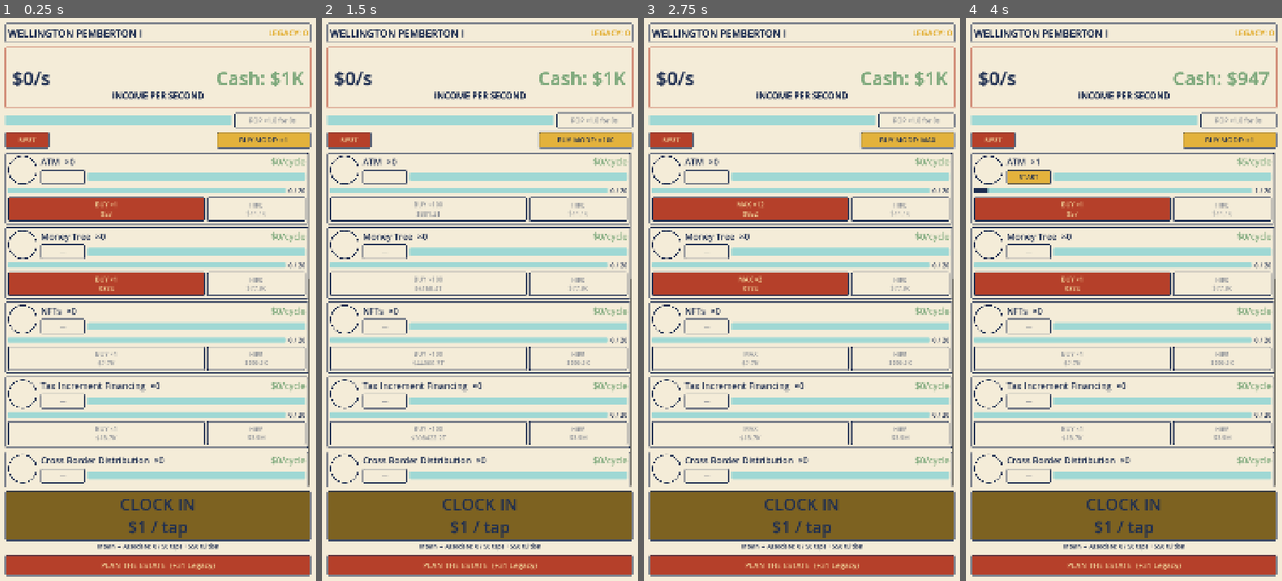
Above: before the commit, frames 1-4 (left to right).
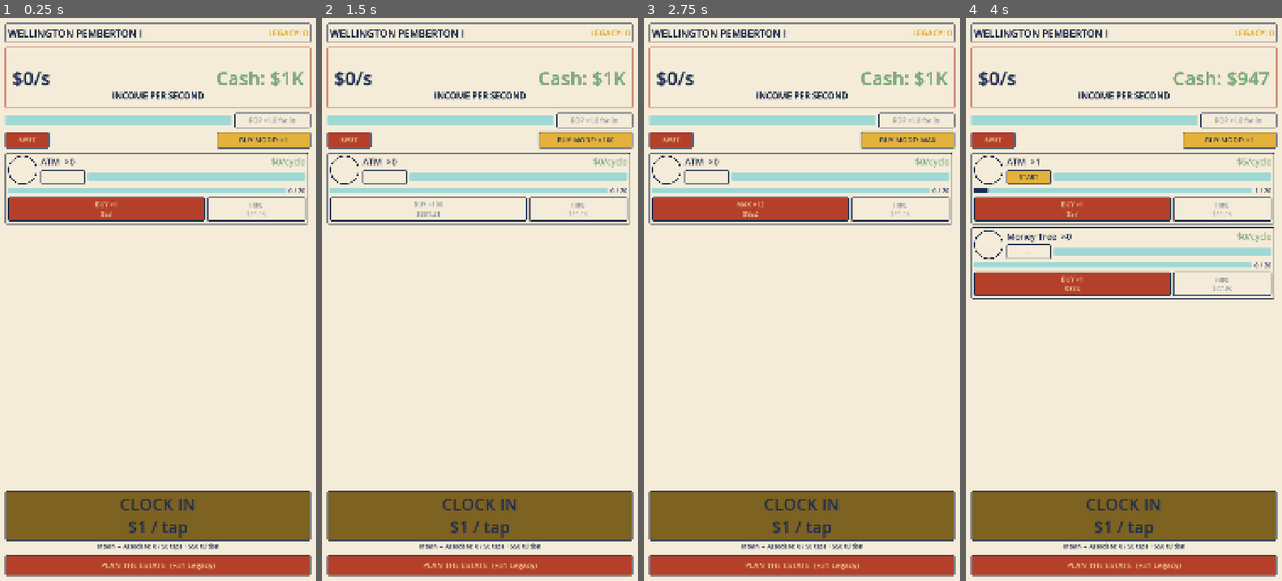
Above: after the commit, the same moments.

Repository: TimGoergen/american-tycoon
Game: Godot game, scene res://Main.tscn
The game is run twice, just before and just after one commit, with the same random seed, the same clock (stepped at 60 frames per second) and the same inputs.
Inputs:
- Up to frame 1 (0.25 s): no input
- Up to frame 2 (1.5 s): click "BUY MODE: ×1" at 0.5 s; click "BUY MODE: ×10" at 1.25 s
- Up to frame 3 (2.75 s): click "BUY MODE: ×100" at 2 s
- Up to frame 4 (4 s): click "BUY MODE: MAX" at 2.75 s; click "BUY ×1 $53" at 3.5 s

The runs differ from the first frame. In frame 1, 15% of the frame differs, in the area x 1-98%, y 23-84%; in frame 2, 13%; in frame 3, 15%; in frame 4, 9.3%.

Commit message:
Make the property ladder swipe-scroll, filtered, and reflow-free
Three phone-facing fixes to the property listing:

- Swipe scrolling: set gui/common/default_scroll_deadzone=30 so a finger drag that starts on a row button scrolls the list instead of being swallowed as a click (it was 0, which never scrolled).

- Filtered list: rows now show only properties the player owns plus the next one up (new EconomyState.get_highest_owned_index(); PropertyRow sets its own visibility). The ladder grows as you climb instead of dumping all 12.

- No reflow: the scroll uses SCROLL_MODE_RESERVE so the vertical scrollbar's width is always reserved and the rows don't resize when it appears.

Co-Authored-By: Claude Opus 4.8 <noreply@anthropic.com>

Diff:
--- a/game/project.godot
+++ b/game/project.godot
@@ -28,6 +28,14 @@
 window/stretch/aspect="expand"
 window/handheld/orientation=1
 
+[gui]
+
+; Pixels a touch must travel before a ScrollContainer treats it as a scroll rather
+; than a click. The default (0) means a finger that lands on a button never scrolls
+; the list — so the property ladder couldn't be swiped on the phone. A small
+; threshold lets a drag scroll even when it starts on a row's button.
+common/default_scroll_deadzone=30
+
 [dotnet]
 
 project/assembly_name="American Tycoon"
--- a/game/scripts/Main.gd
+++ b/game/scripts/Main.gd
@@ -200,6 +200,10 @@
 	var scroll := ScrollContainer.new()
 	scroll.size_flags_vertical = Control.SIZE_EXPAND_FILL
 	scroll.horizontal_scroll_mode = ScrollContainer.SCROLL_MODE_DISABLED
+	# Reserve the vertical scrollbar's width permanently so the rows never reflow when
+	# it appears or disappears (Godot 4.4+ RESERVE: the space is always held, but the
+	# bar itself only shows when there's something to scroll).
+	scroll.vertical_scroll_mode = ScrollContainer.SCROLL_MODE_RESERVE
 	column.add_child(scroll)
 
 	var ladder := VBoxContainer.new()
--- a/game/scripts/core/EconomyState.gd
+++ b/game/scripts/core/EconomyState.gd
@@ -117,6 +117,17 @@
 	return total
 
 
+## Highest property index the player owns at least one unit of, or -1 if they own
+## none. Drives the Main screen's ladder: only owned rungs and the next rung up are
+## shown, so the list grows as the player climbs instead of dumping all 12 at once.
+func get_highest_owned_index() -> int:
+	var highest := -1
+	for i in range(properties.size()):
+		if (properties[i] as PropertyState).units_owned > 0:
+			highest = i
+	return highest
+
+
 ## Credit cash directly (for starting money, offline pile, events).
 func award_cash(amount: float) -> void:
 	cash += floor(amount)
--- a/game/scripts/ui/PropertyRow.gd
+++ b/game/scripts/ui/PropertyRow.gd
@@ -198,6 +198,13 @@
 
 
 func _refresh(delta: float) -> void:
+	# Ladder visibility: show only owned rungs plus the next rung up. A row is shown
+	# if the player owns at least one unit of it, or it is the next property above the
+	# highest they own (the one available to buy). Everything higher stays hidden until
+	# a purchase unlocks it. An invisible child takes no space in the VBox, so the list
+	# grows downward as the player climbs.
+	visible = _prop.units_owned > 0 or prop_index == _economy.get_highest_owned_index() + 1
+
 	var config := _prop.config as PropertyConfig
 	_name_label.text = "%s  ×%d" % [config.display_name, _prop.units_owned]
 
